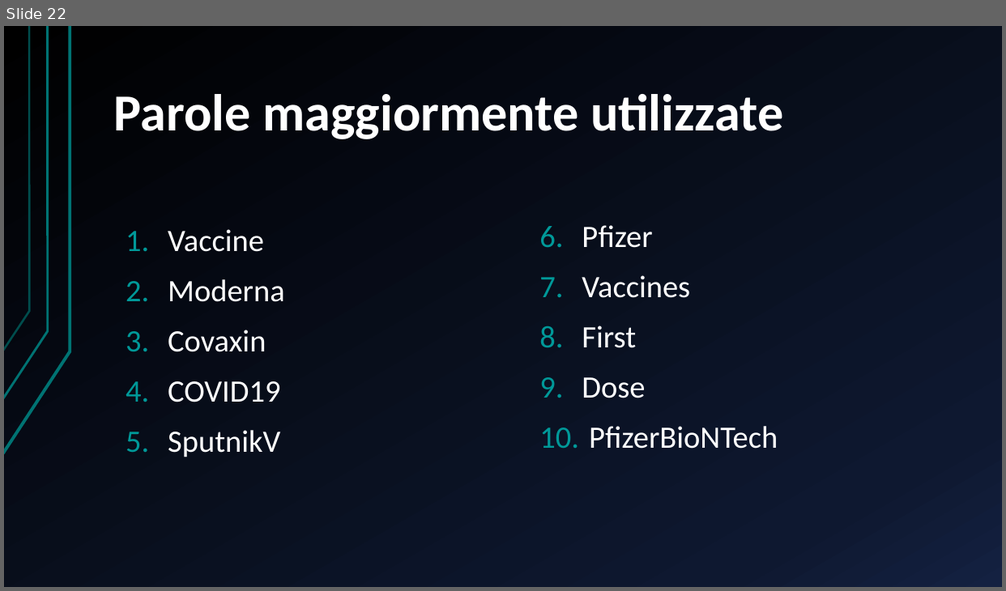
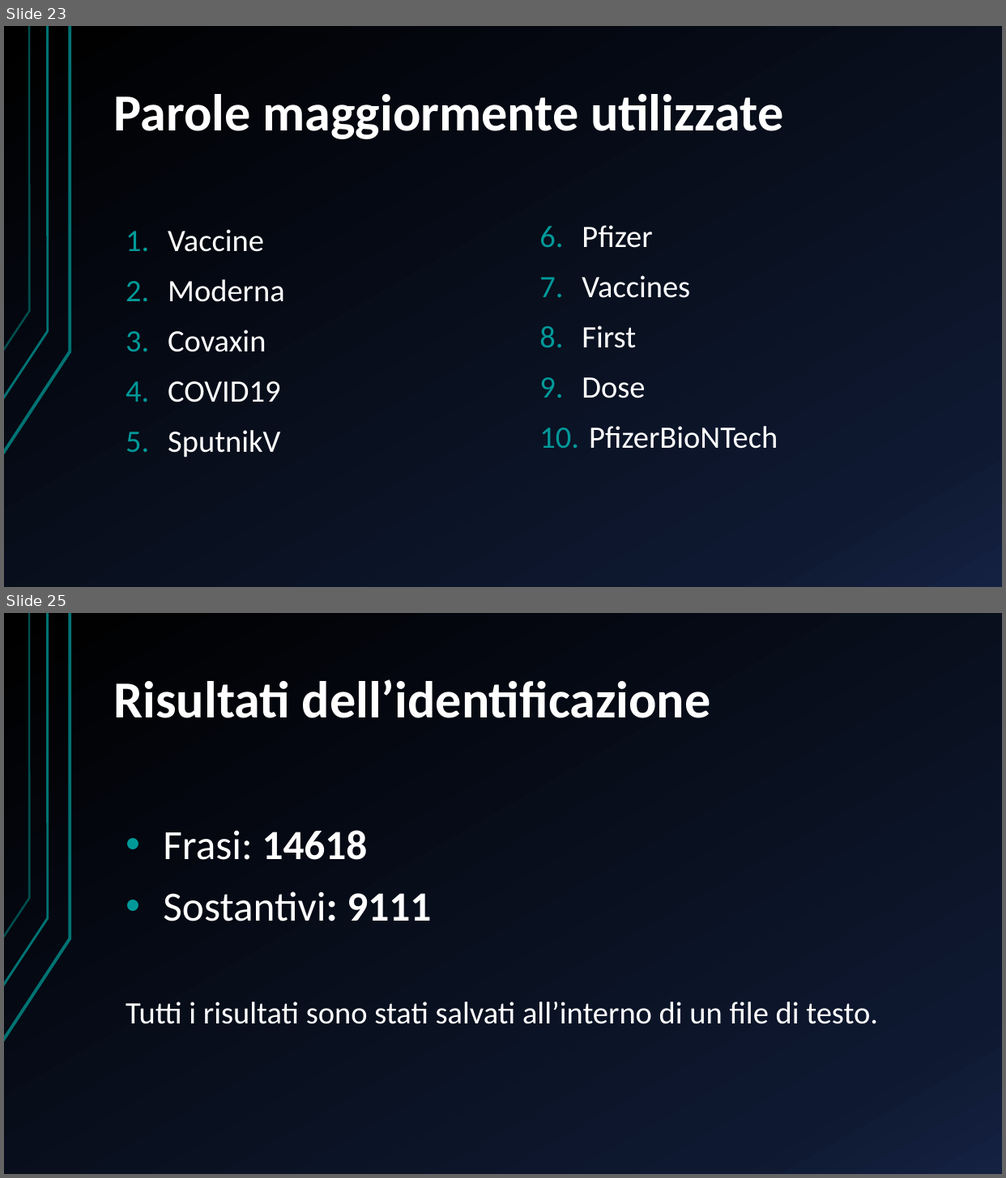
Before and after one commit to DanieleCampopiano/Semantic-Intelligence, a slide deck: Presentazione/Presentazione Progetto.pptx. Shown one above the other, each under a label of ours: slide 22 before the commit, slides 23 and 25 after it; the slides between them are not shown. The pictures are 1006x591 and 1006x1178 pixels, drawn with LibreOffice and Linux fonts; fonts in the diff are those of the drawing. Boxes give left, top, right and bottom in pixels: in the first picture for what was removed or moved away, otherwise in the second. Text is boxed around its words. In the diff, an @@ line names an element or a change of style, - is before the commit and + after.

```diff
--- a/Presentazione/Presentazione Progetto.pptx
+++ b/Presentazione/Presentazione Progetto.pptx
@@ slide 25 added at [4,613,1002,1174], background gradient #000000 to #0F1931 to #142242; not listed: 3 template elements that a slide beside it also shows @@
@@ title added at [114,679,711,718], 50 pt, text #FFFFFF, bold @@
+Risultati dell’identificazione
@@ text added at [126,830,878,1024], 30 pt, text #FFFFFF @@
+• Frasi: 14618
+• Sostantivi: 9111
+Tutti i risultati sono stati salvati all’interno di un file di testo.
@@ what was slide 22 is now slide 23 @@
```
Also in this commit, not shown: 4 slides changed, 5 other slides added, 2 slides removed, 2 other files.
